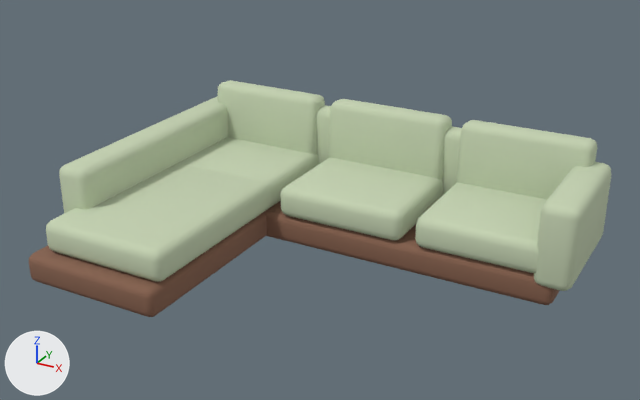
Renders of the glTF model public/models/furniture/modular-sectional.glb from each side of a commit.
Camera for both pictures: a 50 mm lens placed at (2.27, -4.31, 2.64), pointed at (-0.06, -0.07, 0.52). Lighting does not change. The marker at lower left points along +X, +Y and +Z. The first picture is the older version. Vertices at exactly the same position are counted once.

Objects in the first picture: 'modular-sectional'.
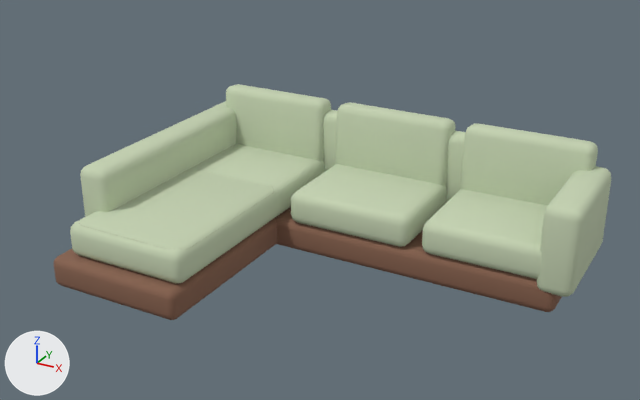
Boxes [x1, y1, x2, y2] around the edits, measured in the pictures (640 x 400 px; the box of a moved part takes in the faces that stretch with it):
'modular-sectional', reshaped, moved: before [29, 80, 612, 317]; after [54, 84, 611, 320]
part 1 of me_cube_001, moved or reshaped: before [265, 201, 560, 305]; after [275, 207, 562, 312]
part 2 of me_cube_001, moved or reshaped: before [29, 211, 267, 317]; after [54, 218, 277, 320]
part 3 of me_cube_001, moved or reshaped: before [179, 137, 319, 209]; after [191, 144, 325, 215]
part 4 of me_cube_001, moved or reshaped: before [218, 80, 325, 154]; after [226, 84, 331, 161]
part 5 of me_cube_001, moved or reshaped: before [281, 157, 443, 240]; after [291, 164, 447, 247]
part 6 of me_cube_001, moved or reshaped: before [328, 99, 452, 180]; after [335, 102, 455, 186]
part 7 of me_cube_001, moved or reshaped: before [415, 182, 547, 273]; after [422, 189, 548, 279]
part 8 of me_cube_001, moved or reshaped: before [457, 120, 597, 199]; after [460, 123, 598, 205]
part 9 of me_cube_001, moved or reshaped: before [46, 163, 271, 282]; after [70, 168, 280, 284]
part 10 of me_cube_001, moved or reshaped: before [316, 105, 462, 196]; after [323, 110, 465, 203]
part 11 of me_cube_001, moved or reshaped: before [59, 96, 228, 213]; after [80, 101, 236, 217]
part 12 of me_cube_001, moved or reshaped: before [534, 162, 612, 291]; after [537, 166, 611, 297]

The change, as a diff of the scene's bpy script:
```diff
--- a/public/models/furniture/modular-sectional.glb.py
+++ b/public/models/furniture/modular-sectional.glb.py
@@ me_cube_001 @@
-me_cube_001.from_pydata(...)  # 1152 vertices, 2256 faces; spans x -1.44..1.44, y -1.57..0.42, z -0.09..0.67
+me_cube_001.from_pydata(...)  # 1302 vertices, 2552 faces; spans x -1.42..1.42, y -0.95..0.95, z 0.0..0.82
+# me_cube_001 part 1: the loose piece of 96 vertices spanning x -1.34..1.34, y -0.41..0.41, z -0.09..0.09 is scaled about its middle by (0.993, 0.953, 1.08), then moved by (0.0, 0.55, 0.1)
+# me_cube_001 part 2: the loose piece of 96 vertices spanning x -1.43..-0.51, y -1.57..0.17, z -0.09..0.09 is scaled about its middle by (0.993, 0.953, 1.08), then moved by (0.01, 0.58, 0.1)
+# me_cube_001 part 3: the loose piece of 96 vertices spanning x -1.34..-0.5, y -0.42..0.36, z 0.09..0.29 is scaled about its middle by (0.985, 0.953, 1.08), then moved by (0.01, 0.55, 0.11)
+# me_cube_001 part 4: the loose piece of 96 vertices spanning x -1.33..-0.51, y 0.2..0.42, z 0.23..0.67 is scaled about its middle by (0.995, 0.953, 1.08), then moved by (0.01, 0.54, 0.13)
+# me_cube_001 part 5: the loose piece of 96 vertices spanning x -0.42..0.42, y -0.42..0.36, z 0.09..0.29 is scaled about its middle by (0.993, 0.953, 1.08), then moved by (0.0, 0.55, 0.11)
+# me_cube_001 part 6: the loose piece of 96 vertices spanning x -0.41..0.41, y 0.21..0.41, z 0.23..0.67 is scaled about its middle by (0.991, 0.953, 1.08), then moved by (0.0, 0.54, 0.13)
+# me_cube_001 part 7: the loose piece of 96 vertices spanning x 0.5..1.34, y -0.42..0.36, z 0.09..0.29 is scaled about its middle by (0.991, 0.953, 1.08), then moved by (-0.01, 0.55, 0.11)
+# me_cube_001 part 8: the loose piece of 96 vertices spanning x 0.51..1.33, y 0.2..0.42, z 0.23..0.67 is scaled about its middle by (0.993, 0.953, 1.08), then moved by (-0.01, 0.54, 0.13)
+# me_cube_001 part 9: the loose piece of 96 vertices spanning x -1.34..-0.5, y -1.5..-0.32, z 0.09..0.29 is scaled about its middle by (0.981, 0.953, 1.08), then moved by (0.01, 0.59, 0.11)
+# me_cube_001 part 10: the loose piece of 96 vertices spanning x -1.25..1.25, y 0.26..0.42, z 0.11..0.59 is scaled about its middle by (0.993, 0.953, 1.08), then moved by (0.0, 0.53, 0.13)
+# me_cube_001 part 11: the loose piece of 96 vertices spanning x -1.44..-1.22, y -1.26..0.42, z 0.03..0.53 is scaled about its middle by (0.993, 0.953, 1.08), then moved by (0.01, 0.57, 0.12)
+# me_cube_001 part 12: the loose piece of 96 vertices spanning x 1.22..1.44, y -0.43..0.39, z 0.03..0.53 is scaled about its middle by (0.993, 0.953, 1.08), then moved by (-0.01, 0.55, 0.12)
+# other edits to the shape of me_cube_001 do not show in these pictures
 me_cube_001.materials.append(mat_wood_dark)
 me_cube_001.materials.append(mat_upholstery_textured)
+me_cube_001.materials.append(mat_tailored_tone_on_tone_stitch)  # grey #b5ba9e
@@ ob_modular_sectional @@
 ob_modular_sectional = bpy.data.objects.new('modular-sectional', me_cube_001)
-ob_modular_sectional.location = (0.0, 0.45, 0.2)
+ob_modular_sectional.location = (0.0, 0.0, 0.0)
```
